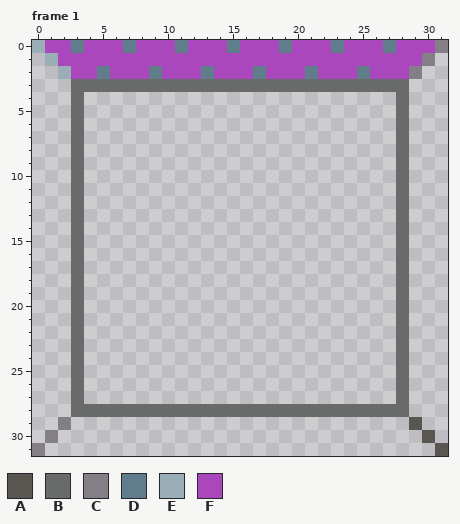
File history of a pixel-art file, RawArt/Art Material/electronic/parallel connector 1 side.aseprite. This is how it looked before the edit.
32x32 pixels, 2 frames. Shown: frame 1. The commit also changed other frames, which this record leaves out.
Visible layers, top first: "parallel side", "background".
Palette (. is transparent): A #595652  B #696a6a  C #847e87  D #607d8b  E #9badb7  F #ab47bc
Pixels before, frame 1, first column x 0:
 0 EFFDFFFDFFFDFFFDFFFDFFFDFFFDFFFC
 1 .EFFFFFFFFFFFFFFFFFFFFFFFFFFFFC.
 2 ..EFFDFFFDFFFDFFFDFFFDFFFDFFFC..
 3 ...BBBBBBBBBBBBBBBBBBBBBBBBBB...
 4 ...B........................B...
 5 ...B........................B...
 6 ...B........................B...
 7 ...B........................B...
 8 ...B........................B...
 9 ...B........................B...
10 ...B........................B...
11 ...B........................B...
12 ...B........................B...
13 ...B........................B...
14 ...B........................B...
15 ...B........................B...
16 ...B........................B...
17 ...B........................B...
18 ...B........................B...
19 ...B........................B...
20 ...B........................B...
21 ...B........................B...
22 ...B........................B...
23 ...B........................B...
24 ...B........................B...
25 ...B........................B...
26 ...B........................B...
27 ...B........................B...
28 ...BBBBBBBBBBBBBBBBBBBBBBBBBB...
29 ..C..........................A..
30 .C............................A.
31 C..............................A
After:
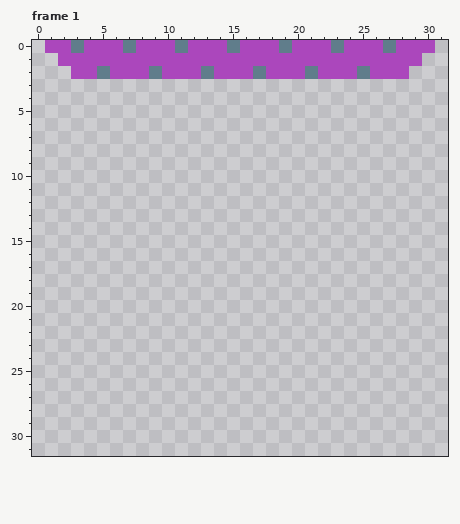
Edits made:
layer "background" now hidden
Frame 1:
Colour A is gone in row 29 at x 29; in row 30 at x 30; in row 31 at x 31.
Colour B is gone in row 3 at x 3 to 28; in rows 4 to 27 at x 3 and 28; in row 28 at x 3 to 28.
Colour C is gone in row 0 at x 31; in row 1 at x 30; in row 2 at x 29; in row 29 at x 2; in row 30 at x 1; in row 31 at x 0.
Colour E is gone in row 0 at x 0; in row 1 at x 1; in row 2 at x 2.
